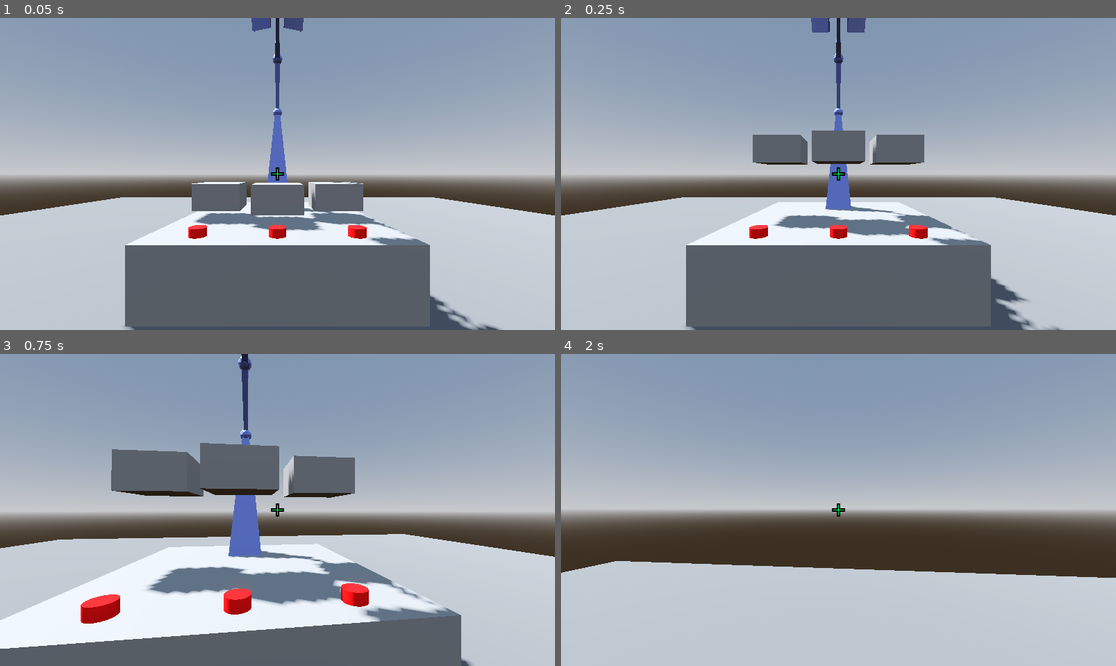
Above: before the commit, frames 1-4 (two rows, left to right).
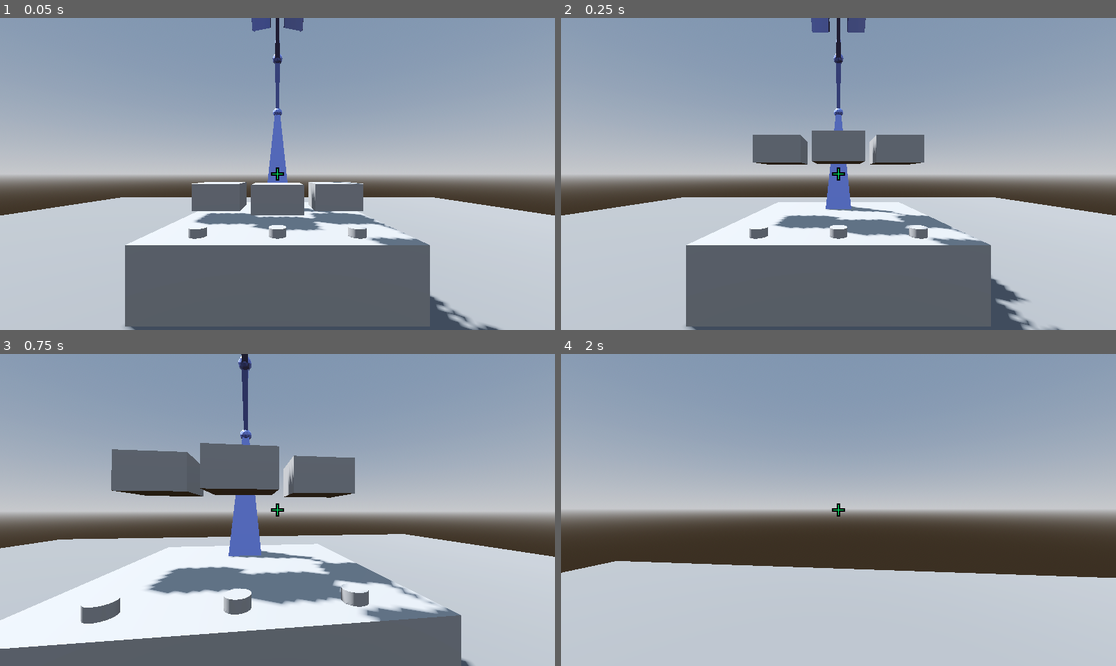
Above: after the commit, the same moments.

Repository: anniesanap/COMP-360-Group-2-Assignment-4
Game: Godot game, scene res://root.tscn
Two runs of this game, one before a commit and one after it. Both use one fixed random seed, a clock stepped at 60 frames per second and the inputs below.
Inputs (mouse positions are in pixels of both pictures, inside the frame that each line leads up to):
- Up to frame 1 (0.05 s): no input
- Up to frame 2 (0.25 s): no input
- Up to frame 3 (0.75 s): move the mouse to (305, 510) at 0.52 s; hold W (move_forward) from 0.53 s (still down); hold E (interact) from 0.53 s (still down)
- Up to frame 4 (2 s): keep holding W (move_forward); tap Space (jump) at 0.77, 1.52 s; move the mouse to (810, 510) at 1.27 s; release E (interact) at 1.28 s; tap E (interact) at 1.35 s

The runs differ from the first frame. In frame 1, 0.4% of the frame differs, in the area x 33-67%, y 66-71%; in frame 2, 0.4%; in frame 3, 1.2%, in the area x 14-67%, y 73-87%; in frame 4, nothing differs.

Commit message:
While idle, buttons have highlighting white stripe / shine shader

Diff:
--- a/arm.gd
+++ b/arm.gd
@@ -1,6 +1,8 @@
 extends Node3D
 
 @onready var animation_player = $AnimationPlayer
+
+var rotating: bool = false
 
 func arm_grab():
 	animation_player.play("grab")
@@ -14,5 +16,3 @@
 				animation_player.play_backwards("letgo")
 				animation_player.queue("idle")
 	)
-
-var rotating: bool = false
--- a/button.gd
+++ b/button.gd
@@ -3,13 +3,26 @@
 @export var arm_rotation: float = PI / 2
 
 @onready var arm: Node3D = $".."/arm
-@onready var material: StandardMaterial3D = $buttonMesh.mesh.material
+@onready var material: ShaderMaterial = $buttonMesh.mesh.material
+@onready var buttons: Array[ShaderMaterial] = [$".."/button1/buttonMesh.mesh.material, $".."/button2/buttonMesh.mesh.material, $".."/button3/buttonMesh.mesh.material]
+
+var set_shader_base_colour: Callable = func(colour: Vector3): material.set_shader_parameter("base_colour", colour)
+
+func _ready() -> void:
+		arm.animation_player.animation_changed.connect(
+			func(_old_animation: String, new_animation: String) -> void:
+				if new_animation == "idle":
+					if is_equal_approx(arm.rotation.y, arm_rotation):
+						create_tween().tween_method(set_shader_base_colour, Vector3(0.0, 1.0, 0.0), Vector3(1.0, 0.0, 0.0), 0.2)
+					material.set_shader_parameter("stripe_size", 0.48)
+		)
 
 func press():
 	if not arm.rotating and arm.animation_player.current_animation == "idle":
 		arm.rotating = true
-		create_tween().tween_property(material, "albedo_color", Color.GREEN, 0.2)
+		for button_material in buttons:
+			button_material.set_shader_parameter("stripe_size", 1.0)
+		create_tween().tween_method(set_shader_base_colour, Vector3(1.0, 0.0, 0.0), Vector3(0.0, 1.0, 0.0), 0.2)
 		var rotate_tween = create_tween()
 		rotate_tween.tween_property(arm, "rotation:y", arm_rotation, abs(arm.rotation.y - arm_rotation) / (PI / 4)).set_delay(0.5).set_trans(Tween.TRANS_SPRING)
-		rotate_tween.tween_property(material, "albedo_color", Color.RED, 0.2)
 		rotate_tween.finished.connect(arm.arm_grab)
--- /dev/null
+++ b/buttonShader.gdshader
@@ -0,0 +1,13 @@
+shader_type spatial;
+
+uniform float stripe_size;
+uniform vec3 base_colour;
+uniform sampler2D normals: hint_normal_roughness_texture;
+
+void vertex() {
+	COLOR.rgb = VERTEX.xyz;
+}
+
+void fragment() {
+	ALBEDO.rgb = mix(vec3(1.0), base_colour, round(abs(sin(TIME - COLOR.x - COLOR.z)) + stripe_size));
+}
--- a/root.tscn
+++ b/root.tscn
@@ -1,9 +1,10 @@
-[gd_scene load_steps=34 format=4 uid="uid://ljd2ods15laa"]
+[gd_scene load_steps=35 format=4 uid="uid://ljd2ods15laa"]
 
 [ext_resource type="Script" path="res://player.gd" id="1_k2jet"]
 [ext_resource type="Script" path="res://arm.gd" id="1_mq7hl"]
 [ext_resource type="Script" path="res://bowl.gd" id="1_ysd7s"]
 [ext_resource type="Script" path="res://button.gd" id="2_xlyjr"]
+[ext_resource type="Shader" path="res://buttonShader.gdshader" id="5_bryx5"]
 
 [sub_resource type="ProceduralSkyMaterial" id="ProceduralSkyMaterial_fxind"]
 sky_horizon_color = Color(0.64625, 0.65575, 0.67075, 1)
@@ -523,30 +524,39 @@
 height = 0.1
 radius = 0.1
 
-[sub_resource type="StandardMaterial3D" id="StandardMaterial3D_8stb0"]
-albedo_color = Color(1, 0, 0, 1)
+[sub_resource type="ShaderMaterial" id="ShaderMaterial_esbg6"]
+render_priority = 0
+shader = ExtResource("5_bryx5")
+shader_parameter/stripe_size = 0.48
+shader_parameter/base_colour = Vector3(1, 0, 0)
 
 [sub_resource type="CylinderMesh" id="CylinderMesh_ub3f7"]
-material = SubResource("StandardMaterial3D_8stb0")
+material = SubResource("ShaderMaterial_esbg6")
 top_radius = 0.1
 bottom_radius = 0.1
 height = 0.1
 
-[sub_resource type="StandardMaterial3D" id="StandardMaterial3D_ukct4"]
-albedo_color = Color(1, 0, 0, 1)
+[sub_resource type="ShaderMaterial" id="ShaderMaterial_6m42g"]
+render_priority = 0
+shader = ExtResource("5_bryx5")
+shader_parameter/stripe_size = 0.48
+shader_parameter/base_colour = Vector3(1, 0, 0)
 
 [sub_resource type="CylinderMesh" id="CylinderMesh_rq8if"]
-material = SubResource("StandardMaterial3D_ukct4")
+material = SubResource("ShaderMaterial_6m42g")
 top_radius = 0.1
 bottom_radius = 0.1
 height = 0.1
 
-[sub_resource type="StandardMaterial3D" id="StandardMaterial3D_3cn7x"]
-albedo_color = Color(1, 0, 0, 1)
+[sub_resource type="ShaderMaterial" id="ShaderMaterial_44rt6"]
+render_priority = 0
+shader = ExtResource("5_bryx5")
+shader_parameter/stripe_size = 0.48
+shader_parameter/base_colour = Vector3(1, 0, 0)
 
 [sub_resource type="CylinderMesh" id="CylinderMesh_ha72p"]
 resource_local_to_scene = true
-material = SubResource("StandardMaterial3D_3cn7x")
+material = SubResource("ShaderMaterial_44rt6")
 top_radius = 0.1
 bottom_radius = 0.1
 height = 0.1
